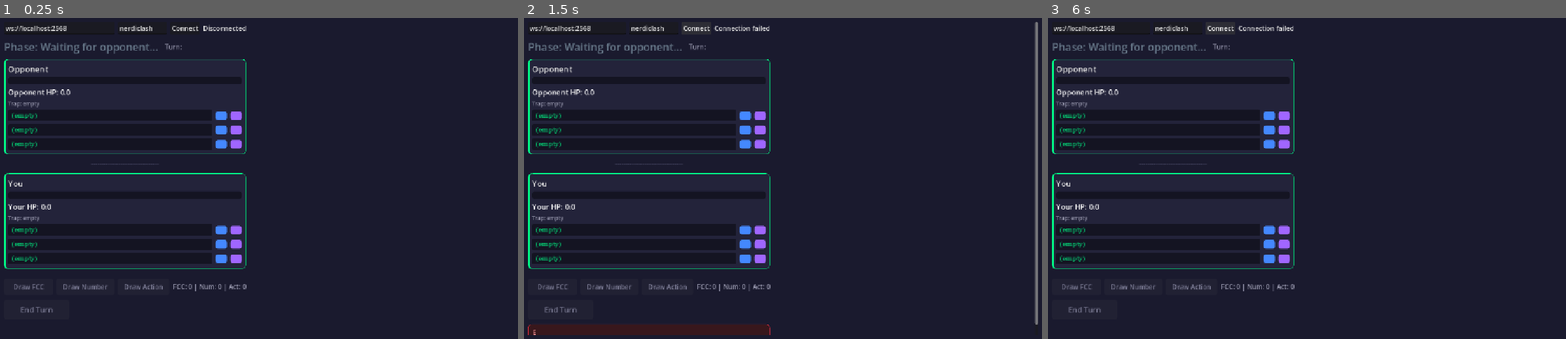
Above: before the commit, frames 1-3 (left to right).
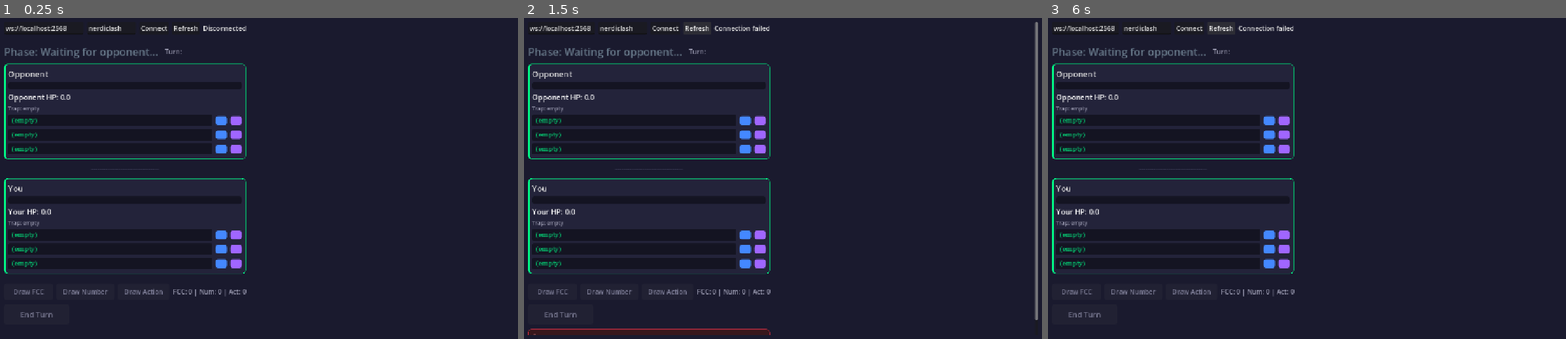
Above: after the commit, the same moments.

Repository: noodledon/NerdCard
Game: Godot game, scene res://game.tscn
Two runs of this game, one before a commit and one after it. Both use one fixed random seed, a clock stepped at 60 frames per second and the inputs below.
Inputs (mouse positions are in pixels of both pictures, inside the frame that each line leads up to):
- Up to frame 1 (0.25 s): no input
- Up to frame 2 (1.5 s): click "Connect" at 0.5 s; click (694, 27) at 1.25 s, where only the run after the commit has a clickable "Refresh"
- Up to frame 3 (6 s): click (1218, 27) at 2 s, where only the run after the commit has a clickable "Refresh"; click (1218, 27) at 2.75 s, where only the run after the commit has a clickable "Refresh"

The runs differ from the first frame. In frame 1, 5.1% of the frame differs, in the area x 0-48%, y 2-94%; in frame 2, 5.9%, in the area x 0-100%, y 2-99%; in frame 3, 5.1%.

Commit message:
feat(bridge): list_rooms directory + client room browser
Generated with [Devin](https://devin.ai)

Co-Authored-By: Devin <158243242+devin-ai-integration[bot]@users.noreply.github.com>

Diff:
--- a/client/game.gd
+++ b/client/game.gd
@@ -134,6 +134,13 @@
 ## each name is an isolated 2P game, blank falls back to "nerdiclash".
 var _room_line_edit: LineEdit
 
+## Room directory UI, code-built in _ready (same convention): a Refresh
+## button on the connect row and a list directly under ConnectRow. The
+## bridge's list_rooms is pull-only, so Refresh re-asks; a row click fills
+## the room field — joining stays the Connect button's job.
+var _refresh_rooms_button: Button
+var _rooms_vbox: VBoxContainer
+
 ## Rematch button, code-built into the scene's GameOverVBox in _ready (same
 ## convention as the defense banner — game.tscn untouched). Rematch votes
 ## ride the game_event stream, not snapshots, so the opponent's vote is
@@ -155,8 +162,10 @@
 	ConnectionManager.connect("state_changed", Callable(self, "_on_state_changed"))
 	ConnectionManager.connect("error", Callable(self, "_on_connection_error"))
 	ConnectionManager.connect("rematch_offered", Callable(self, "_on_rematch_offered"))
+	ConnectionManager.connect("room_listed", Callable(self, "_on_room_listed"))
 	_build_defense_banner()
 	_build_room_field()
+	_build_room_browser()
 	_build_rematch_button()
 	_render_from_model()
 
@@ -171,6 +180,49 @@
 	_room_line_edit.custom_minimum_size = Vector2(120, 0)
 	connect_row.add_child(_room_line_edit)
 	connect_row.move_child(_room_line_edit, 1)
+
+
+## Refresh goes on the connect row (between ConnectButton and StatusLabel);
+## the rows themselves stack in a VBox directly under ConnectRow.
+func _build_room_browser() -> void:
+	_refresh_rooms_button = Button.new()
+	_refresh_rooms_button.text = "Refresh"
+	_refresh_rooms_button.tooltip_text = "List rooms on this server"
+	_refresh_rooms_button.pressed.connect(_on_refresh_rooms_pressed)
+	connect_row.add_child(_refresh_rooms_button)
+	connect_row.move_child(_refresh_rooms_button, 3)
+	_rooms_vbox = VBoxContainer.new()
+	main_vbox.add_child(_rooms_vbox)
+	main_vbox.move_child(_rooms_vbox, connect_row.get_index() + 1)
+
+
+## Refresh doubles as the lobby dial: a cold socket browses without taking
+## a seat (browse_rooms), a live one just re-asks.
+func _on_refresh_rooms_pressed() -> void:
+	ConnectionManager.browse_rooms(ip_line_edit.text)
+
+
+func _on_room_listed(rooms: Array) -> void:
+	for child in _rooms_vbox.get_children():
+		child.queue_free()
+	if rooms.is_empty():
+		var empty_label := Label.new()
+		empty_label.text = "No rooms on this server — connect to start one."
+		empty_label.add_theme_color_override("font_color", TEXT_DIM)
+		_rooms_vbox.add_child(empty_label)
+		return
+	for entry in rooms:
+		var info: Dictionary = entry
+		var listed_name: String = String(info.get("name", ""))
+		var row := Button.new()
+		row.alignment = HORIZONTAL_ALIGNMENT_LEFT
+		row.text = "%s — %d/2 — %s" % [
+			listed_name,
+			int(info.get("playerCount", 0)),
+			String(info.get("phase", "waiting")),
+		]
+		row.pressed.connect(func() -> void: _room_line_edit.text = listed_name)
+		_rooms_vbox.add_child(row)
 
 
 func _on_connect_button_pressed() -> void:
--- a/client/scripts/ConnectionManager.gd
+++ b/client/scripts/ConnectionManager.gd
@@ -23,6 +23,10 @@
 ##     Sending the prior sessionId + reconnectToken pair reclaims a
 ##     disconnected seat (json-bridge.ts handleJoin reconnection branch);
 ##     the token proves seat ownership — sessionIds are guessable.
+##   Room directory: `{"type": "list_rooms"}` outbound is lobby-level — the
+##     bridge answers ANY connected socket, seated or not, with
+##     `{"type": "room_list", "rooms": [{"name", "playerCount", "connected",
+##     "phase"}]}`. Pull-only: nothing streams the list, clients re-ask.
 ##
 ## Transport reality: the JSON bridge (server/src/json-bridge.ts) is live at
 ## ws://localhost:2568 — outside the Zod ClientMessage union by design. It
@@ -38,6 +42,8 @@
 ## Emitted on a game_event 'rematch' whose actorId is the opponent's — our
 ## own vote is already reflected by the Rematch button's waiting state.
 signal rematch_offered(actor_id: String)
+## Carries the rooms array of a room_list reply (see send_list_rooms).
+signal room_listed(rooms: Array)
 
 const RawWsClientScript = preload("res://scripts/raw-ws-client.gd")
 
@@ -60,6 +66,10 @@
 ## right after, and the resulting disconnect must not clobber that
 ## distinct "seat gone" message with a generic drop notice.
 var _room_full_notified: bool = false
+## True while the socket was dialed by browse_rooms (a directory pull, no
+## seat) — _on_ws_connected sends list_rooms instead of join_room. Cleared
+## by connect_to_server, so a later Connect on the browsing socket joins.
+var _browse_only: bool = false
 
 
 func _ready() -> void:
@@ -80,12 +90,47 @@
 	_joined = false
 	_auto_retried = false
 	_room_full_notified = false
+	_browse_only = false
+	if ws.peer.get_ready_state() == WebSocketPeer.STATE_OPEN:
+		## Socket already up (a directory browse is live) — 'connected' will
+		## not fire again, so join on it directly.
+		_send_join()
+		return
 	var err: int = ws.connect_to(url)
 	if err != OK:
 		emit_signal("error", "ERR_CONNECT", "Failed to start connection to %s" % url)
 
 
+## Dial (or reuse) the endpoint purely to fetch the room directory — no
+## seat is taken. On a live socket this just re-asks; a joined socket keeps
+## its seat and still gets an answer (the bridge treats list_rooms as
+## lobby-level either way), so _browse_only is left untouched then.
+func browse_rooms(url: String) -> void:
+	endpoint = url
+	var state: int = ws.peer.get_ready_state()
+	if state == WebSocketPeer.STATE_OPEN:
+		if not _joined:
+			_browse_only = true
+		send_list_rooms()
+		return
+	## A CONNECTING peer already has a purpose — a Connect join-dial or an
+	## earlier browse — so a Refresh mid-dial leaves _browse_only alone.
+	if state == WebSocketPeer.STATE_CONNECTING:
+		return
+	_browse_only = true
+	var err: int = ws.connect_to(url)
+	if err != OK:
+		emit_signal("error", "ERR_CONNECT", "Failed to start connection to %s" % url)
+
+
 func _on_ws_connected() -> void:
+	if _browse_only:
+		send_list_rooms()
+		return
+	_send_join()
+
+
+func _send_join() -> void:
 	var join_msg: Dictionary = {"type": "join_room", "room": room_name}
 	if display_name != "":
 		join_msg["displayName"] = display_name
@@ -174,6 +219,8 @@
 			## informational; snapshots carry everything else.
 			if String(data.get("event", "")) == "rematch" and String(data.get("actorId", "")) != GameModel.local_session_id:
 				emit_signal("rematch_offered", String(data.get("actorId", "")))
+		"room_list":
+			emit_signal("room_listed", data.get("rooms", []))
 		"error":
 			var code: String = String(data.get("code", "UNKNOWN"))
 			var message: String = String(data.get("message", ""))
@@ -206,5 +253,12 @@
 	ws.send_json(msg)
 
 
+## list_rooms is lobby-level — the bridge answers any connected socket,
+## seated or not — so it bypasses send_intent's _joined gate by design.
+## RawWsClient.send_json itself no-ops when the peer isn't open.
+func send_list_rooms() -> void:
+	ws.send_json({"type": "list_rooms"})
+
+
 func is_connected_to_room() -> bool:
 	return _joined
Not shown, changed: server/src/__tests__/json-bridge.test.ts
Not shown, changed: server/src/json-bridge.ts
Not shown, changed: server/src/shared/messages.ts
